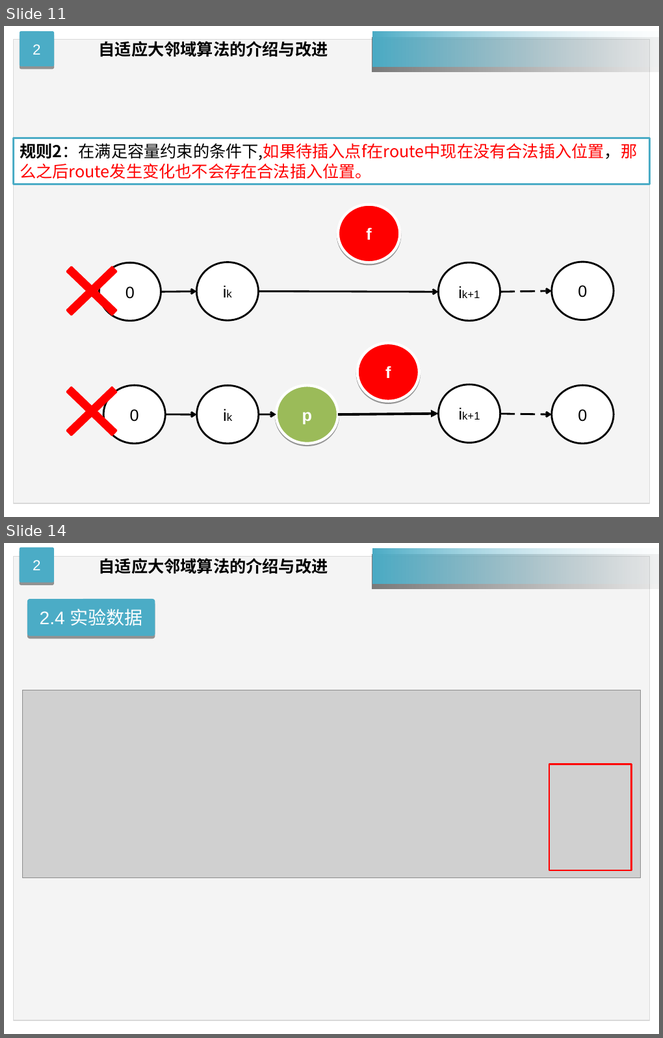
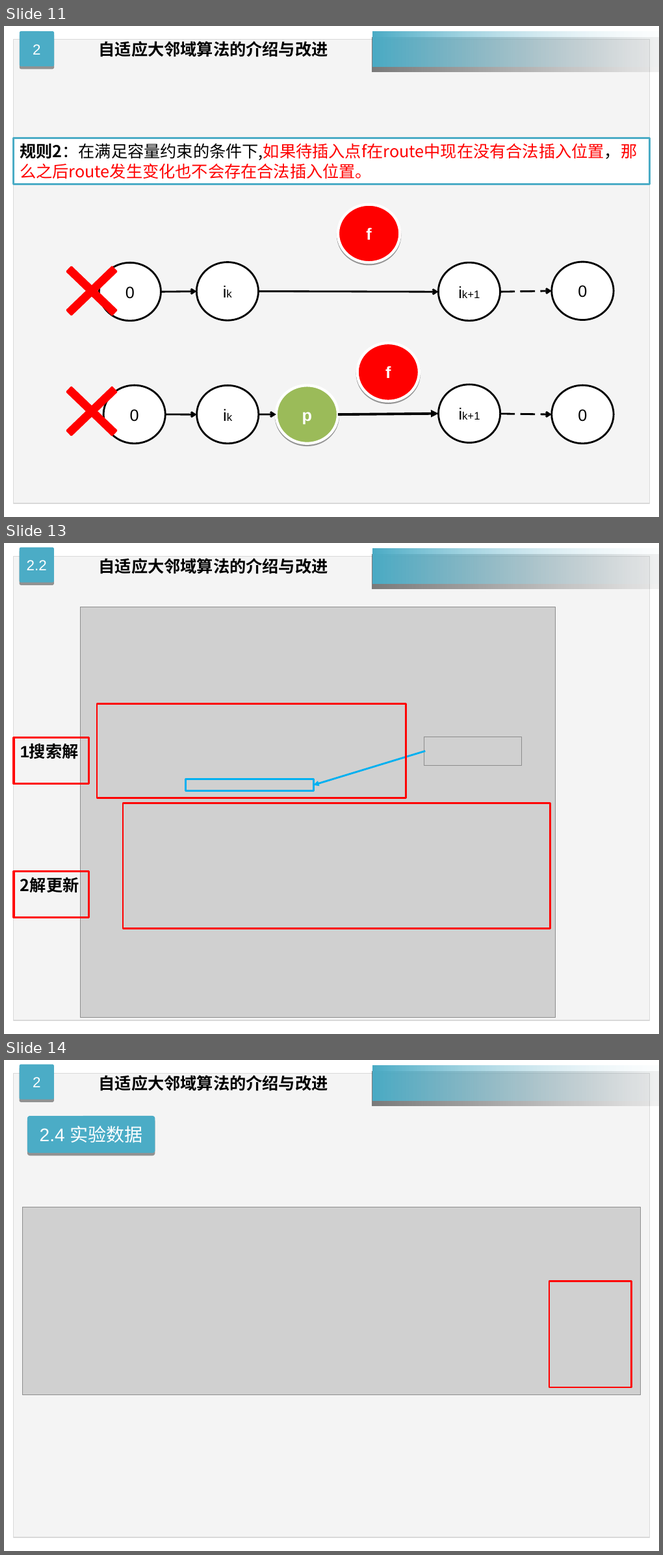
Before and after one commit to chudu2019/ALNS_GVRPTW-0525, a slide deck: alns_gvrptw介绍.ppt. Shown one above the other, each under a label of ours: slides 11 and 14 before the commit, slides 11, 13 and 14 after it; the slides between them are not shown. The pictures are 663x1038 and 663x1555 pixels, drawn with LibreOffice and Linux fonts; fonts in the diff are those of the drawing; grey boxes stand for pictures. Boxes give left, top, right and bottom in pixels: in the first picture for what was removed or moved away, otherwise in the second. Text is boxed around its words. In the diff, an @@ line names an element or a change of style, - is before the commit and + after.

```diff
--- a/alns_gvrptw介绍.ppt
+++ b/alns_gvrptw介绍.ppt
@@ slide 13 added at [4, 543, 659, 1034], background #FFFFFF; not listed: 1 template element that a slide beside it also shows @@
@@ freeform shape added at [19, 548, 54, 583], fill #4BACC6, 16 pt, text #FFFFFF @@
+2.2
@@ text added at [99, 558, 328, 574], 18 pt, text #000000, bold @@
+自适应大邻域算法的介绍与改进
@@ rectangle added at [373, 549, 659, 583], fill gradient #F6F9FC to #4BACC6 @@
@@ picture added at [80, 607, 556, 1018] @@
@@ rectangle added at [97, 704, 406, 798], outline #FF0000 2.01 pt @@
@@ picture added at [424, 737, 521, 765] @@
@@ rectangle added at [14, 738, 88, 784], outline #FF0000 2.24 pt, 18 pt, text #000000, bold @@
+1搜索解
@@ arrow added from (425, 752) to (313, 785), #00B0F0 2.01 pt @@
@@ rectangle added at [185, 779, 313, 791], outline #00B0F0 2.01 pt @@
@@ rectangle added at [123, 803, 551, 928], outline #FF0000 2.01 pt @@
@@ rectangle added at [14, 872, 88, 918], outline #FF0000 2.24 pt, 18 pt, text #000000, bold @@
+2解更新
```
Also in this commit, not shown: 3 slides changed.
